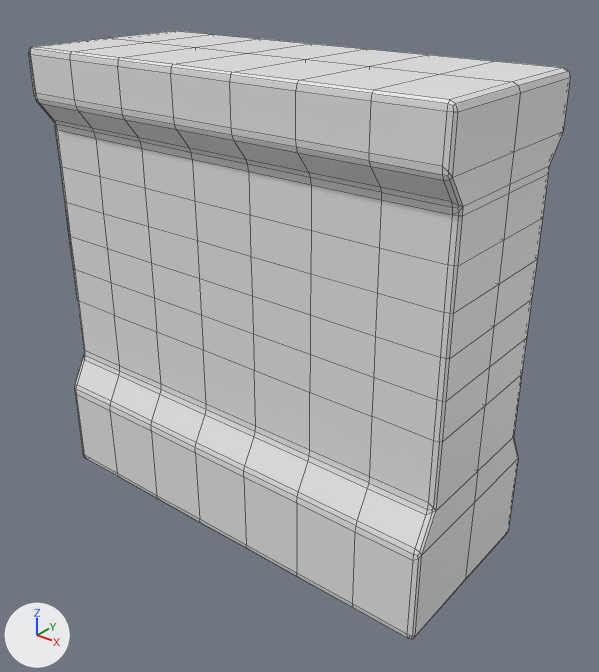
What one commit did to the Blender file env_wallWindow_sonnydonaldson_01.blend.
The view is the same before and after, from a 50 mm camera at (11.6, -13.71, 13.32) aimed at (0.6, 0.04, 4.8). Every picture has the same lights, and +X, +Y and +Z are marked at lower left. The older version comes first. Mesh edges are drawn as thin lines.

Script lines for the objects in view, before the commit:
```python
me_cube = bpy.data.meshes.new('Cube')
me_cube.from_pydata(...)  # 192 vertices, 190 faces; spans x -1.0..1.0, y 0.0..1.0, z -1.0..1.0
ob_cube = bpy.data.objects.new('Cube', me_cube)
ob_cube.location = (0.0, 0.0, 5.52)
ob_cube.scale = (5.44, 2.23, 5.52)
_m = ob_cube.modifiers.new('Mirror', 'MIRROR')
_m.use_axis = (False, True, False)
_m = ob_cube.modifiers.new('Bevel', 'BEVEL')
_m.segments = 2
```
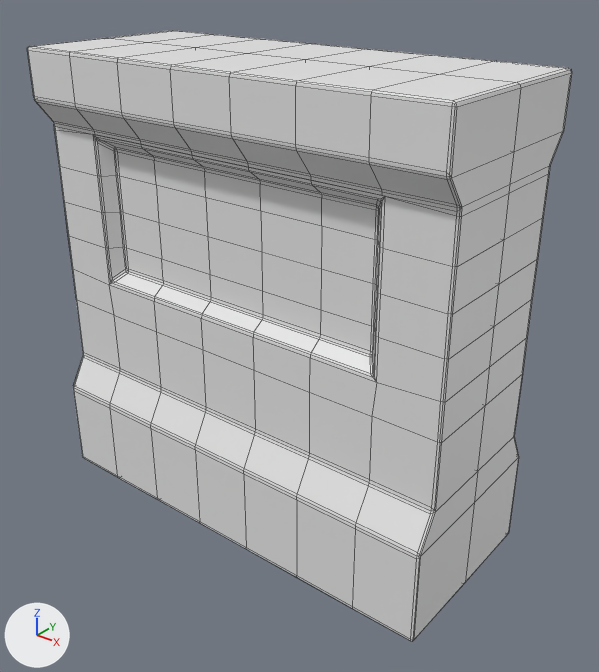
Commit message: adding the window

Location of each change, [x1, y1, x2, y2] in pixels of the pictures (599 x 672 px):
'Cube', reshaped
    before: [29, 31, 570, 639]
    after: [27, 30, 572, 641]
part 1 of me_cube, cut back
    before: [96, 138, 381, 377]
    after: [96, 138, 382, 377]

Edits to the bpy script that builds the scene:
```text
Change me_cube:
    used by ob_cube; location = (0.0, 0.0, 5.52); scale = (5.44, 2.23, 5.52)
    remove me_cube.from_pydata(...)  # 192 vertices, 190 faces; spans x -1.0..1.0, y 0.0..1.0, z -1.0..1.0
    add me_cube.from_pydata(...)  # 210 vertices, 208 faces; spans x -1.0..1.0, y 0.0..1.0, z -1.0..1.0
    me_cube part 1
    18 faces are deleted
    6 vertices in x -0.43..0.43, y 0.8, z 0.17..0.49 move by (0.0, -0.15, 0.0)
    6 vertices move from x -0.43..0.43, y 0.8, z 0.17..0.49 to x -0.67..0.67, y 0.65, z 0.06..0.61
    12 vertices are added at x -0.67..0.67, y 0.65, z 0.06..0.61
    6 new vertices lie (0.0, 0.0, 0.16) away from vertices in x -0.43..0.43, y 0.8, z 0.17..0.33
    36 new faces join them
```
